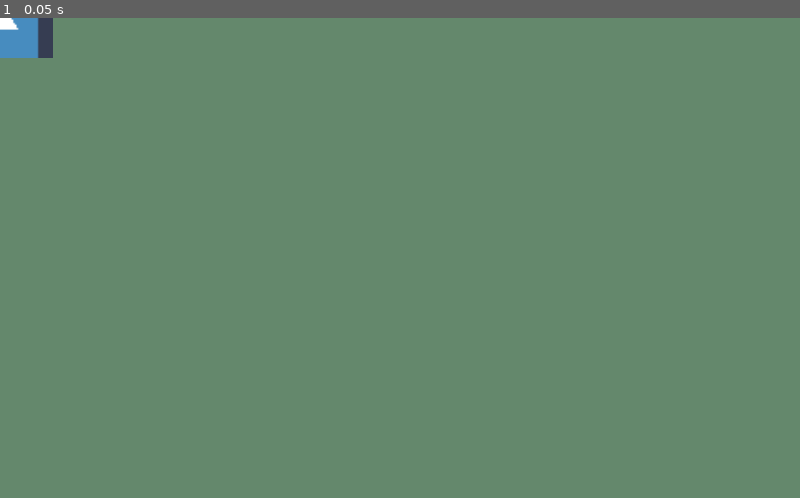
Above: before the commit, frame 1.
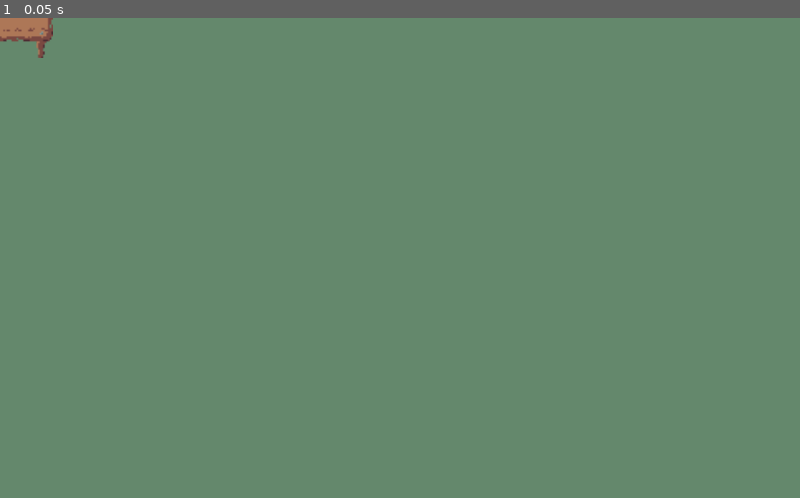
Above: after the commit, the same moment.

Repository: UHSGDC/Photographers-Hike
Game: Godot game, scene res://Interactables/Sign/Sign.tscn
Two runs of this game, one before a commit and one after it. Both use one fixed random seed, a clock stepped at 60 frames per second and the inputs below. This scene is started directly instead of the project's main scene. The engine's default icon, where the game draws it, is replaced by a stand-in: a white triangle on a blue panel in a dark square.
Inputs:
- Up to frame 1 (0.05 s): no input

The runs differ from the first frame. In frame 1, 0.6% of the frame differs, in the area x 0-7%, y 0-9%.

Commit message:
Some improvements to sign code and look

Diff:
--- a/PhotographersHike/Interactables/Sign/Sign.gd
+++ b/PhotographersHike/Interactables/Sign/Sign.gd
@@ -71,10 +71,13 @@
 
 
 func _on_CutsceneActivation_body_entered(body: Node) -> void:
-	if !should_play_cutscene:
+	if player:
 		return
 	if body == Global.platforming_player:
 		player = body
+
+	if !should_play_cutscene:
+		return
 
 	should_move_player_to_sign = true
 	player.in_cutscene = true
@@ -108,12 +111,12 @@
 
 
 
-		yield(get_tree().create_timer(0.2), "timeout")
+		yield(get_tree().create_timer(0.05), "timeout")
+		player.state = player.States.PICTURE
 		should_play_cutscene = false
 		should_move_player_to_sign = false
 		jump_cast.queue_free()
 		jump_cast = null
-		player.state = player.States.PICTURE
 
 		Global.player_camera.zoom_speed = 0.3
 		Global.player_camera.zoom_to = Vector2.ONE * 0.5
@@ -128,8 +131,11 @@
 
 		player.in_cutscene = false
 
+		var tween = get_tree().create_tween()
+		tween.tween_property($DirectionLabel, "modulate", Color.white, 0.5)
 
-func _on_SignArea_body_exited(body):
+
+func _on_SignArea_body_exited(body: Node) -> void:
 	if body != player:
 		return
 	var tween = get_tree().create_tween()
--- a/PhotographersHike/Interactables/Sign/Sign.tscn
+++ b/PhotographersHike/Interactables/Sign/Sign.tscn
@@ -1,9 +1,9 @@
 [gd_scene load_steps=8 format=2]
 
 [ext_resource path="res://Interactables/Sign/Sign.gd" type="Script" id=1]
-[ext_resource path="res://icon.png" type="Texture" id=2]
+[ext_resource path="res://Assets/Art/Interactables/Sign.png" type="Texture" id=2]
 [ext_resource path="res://Interactables/Sign/PlayerJumpCast.tscn" type="PackedScene" id=3]
-[ext_resource path="res://Assets/Theme/PressStart2P-Regular.ttf" type="DynamicFontData" id=4]
+[ext_resource path="res://Assets/Theme/DefaultFont8.tres" type="DynamicFont" id=4]
 
 [sub_resource type="CircleShape2D" id=1]
 radius = 172.026
@@ -11,9 +11,14 @@
 [sub_resource type="RectangleShape2D" id=2]
 extents = Vector2( 32, 25.5 )
 
-[sub_resource type="DynamicFont" id=3]
-size = 8
-font_data = ExtResource( 4 )
+[sub_resource type="StyleBoxFlat" id=3]
+bg_color = Color( 0, 0, 0, 1 )
+corner_radius_top_left = 4
+corner_radius_top_right = 4
+corner_radius_bottom_right = 4
+corner_radius_bottom_left = 4
+corner_detail = 2
+anti_aliasing = false
 
 [node name="Sign" type="Sprite"]
 texture = ExtResource( 2 )
@@ -50,20 +55,21 @@
 margin_right = -32.0
 margin_bottom = -33.0
 grow_horizontal = 2
-custom_fonts/font = SubResource( 3 )
+custom_colors/font_color = Color( 0.921569, 0.929412, 0.913725, 1 )
+custom_fonts/font = ExtResource( 4 )
 text = "<- Base
  Summit -> "
 align = 1
 valign = 2
 
-[node name="ColorRect" type="ColorRect" parent="DirectionLabel"]
-modulate = Color( 1, 1, 1, 0.286275 )
+[node name="ColorRect" type="Panel" parent="DirectionLabel"]
+modulate = Color( 1, 1, 1, 0.266667 )
 show_behind_parent = true
 anchor_right = 1.0
 anchor_bottom = 1.0
 margin_top = -6.0
 margin_bottom = 5.0
-color = Color( 0, 0, 0, 1 )
+custom_styles/panel = SubResource( 3 )
 
 [connection signal="body_entered" from="CutsceneActivation" to="." method="_on_CutsceneActivation_body_entered"]
 [connection signal="body_entered" from="SignArea" to="." method="_on_SignArea_body_entered"]
